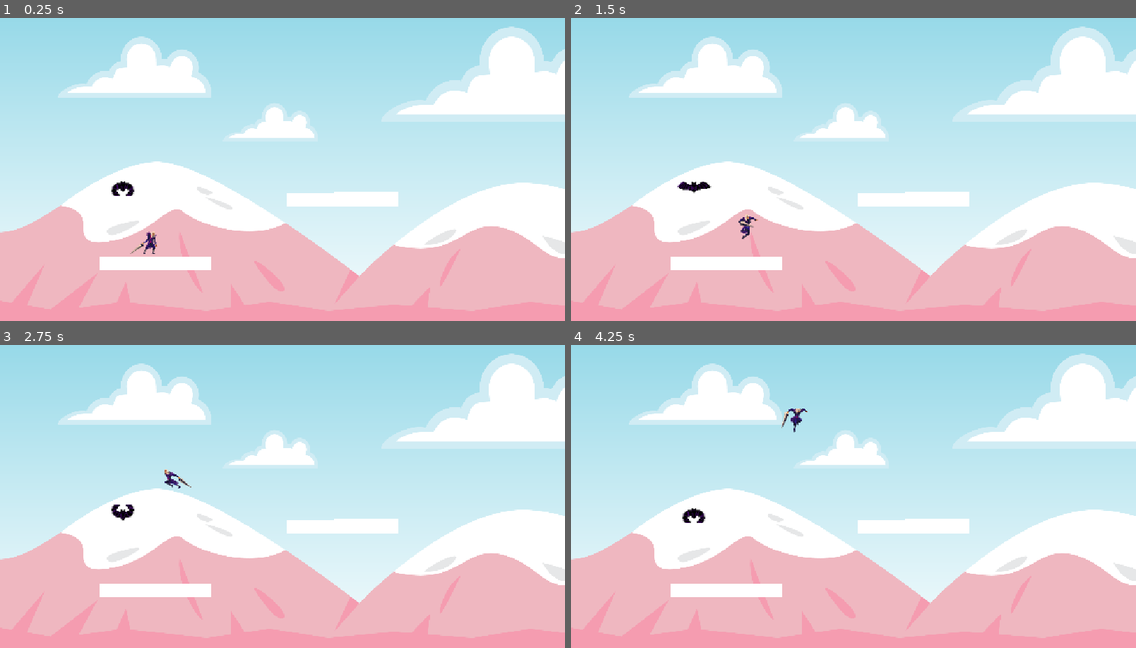
Above: before the commit, frames 1-4 (two rows, left to right).
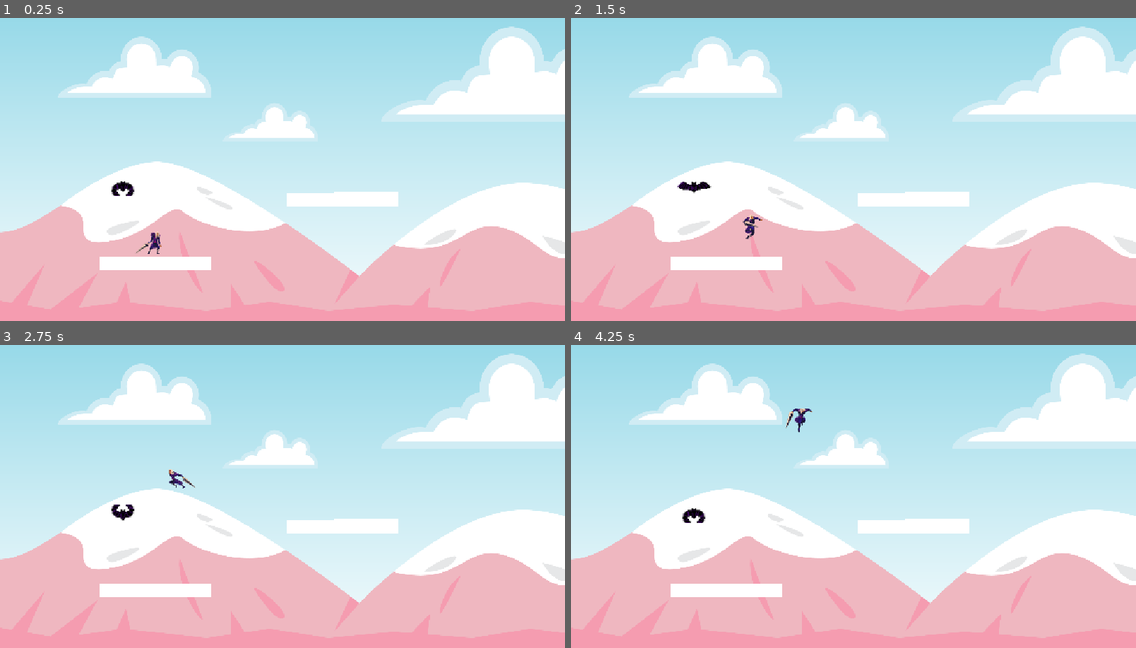
Above: after the commit, the same moments.

Repository: ItaloFSilver/Trabalho1GameDev
Game: Godot game, scene res://scenes/main_game.tscn
Same seed, same stepped clock (60 frames per second), same inputs: the game is played once before the commit and once after it.
Inputs:
- Up to frame 1 (0.25 s): no input
- Up to frame 2 (1.5 s): hold Right (move_right) from 0.53 s (still down); tap X (attack) at 0.6 s; tap Z (jump) at 0.77, 0.8, 1.07, 1.35 s
- Up to frame 3 (2.75 s): tap Z (jump) at 1.52, 1.82, 2.3 s; tap X (attack) at 1.55, 2.1 s; release Right (move_right) at 2.03 s; hold Left (move_left) from 2.03 s (still down)
- Up to frame 4 (4.25 s): release Left (move_left) at 2.78 s; hold Right (move_right) from 2.78 s (still down); tap X (attack) at 2.85 s; tap Z (jump) at 3.02, 3.32, 3.6, 3.77, 4.07 s

The runs differ from the first frame. In frame 1, 0.2% of the frame differs, in the area x 23-29%, y 70-78%; in frame 2, 0.2%; in frame 3, 0.2%; in frame 4, 0.2%, in the area x 37-43%, y 20-29%.

Commit message:
Implementa os estados hit e dead, além de iniciar o stairs

Diff:
--- a/scenes/player.tscn
+++ b/scenes/player.tscn
@@ -8,10 +8,15 @@
 [ext_resource type="Script" uid="uid://cnnowcl70f37k" path="res://scripts/Hero/states/idle.gd" id="2_g2els"]
 [ext_resource type="Texture2D" uid="uid://yefsg8wbachn" path="res://assets/sprites/player/Spritesheets/hero-jump.png" id="2_smehm"]
 [ext_resource type="Script" uid="uid://b5xmtaxwnjxtr" path="res://scripts/Hero/states/walk.gd" id="3_qhqgy"]
+[ext_resource type="Texture2D" uid="uid://bivd33oasisdt" path="res://assets/sprites/player/Spritesheets/death.png" id="4_a8ls1"]
 [ext_resource type="Script" uid="uid://87781f7kexs2" path="res://scripts/Hero/states/jump.gd" id="4_dqkch"]
+[ext_resource type="Texture2D" uid="uid://txniegds3kip" path="res://assets/sprites/player/Spritesheets/hero-hurt.png" id="4_f1ej7"]
 [ext_resource type="Script" uid="uid://bo8j2n05e01b6" path="res://scripts/Hero/states/attack.gd" id="5_qlg0r"]
 [ext_resource type="Script" uid="uid://c322ry1b2eeyn" path="res://scripts/Hero/states/fall.gd" id="9_ur7pv"]
 [ext_resource type="Script" uid="uid://btqqy7et1m5cs" path="res://scripts/Hero/states/crouch.gd" id="9_y4r1p"]
+[ext_resource type="Script" uid="uid://cd3tp4tntriyw" path="res://scripts/Hero/states/hitted.gd" id="13_jej6c"]
+[ext_resource type="Script" uid="uid://dhe1qrvjk2e62" path="res://scripts/Hero/states/dead.gd" id="15_oprun"]
+[ext_resource type="Script" uid="uid://chm2v3lhi3ceb" path="res://scripts/Hero/states/stairs_state.gd" id="17_qfm1y"]
 
 [sub_resource type="RectangleShape2D" id="RectangleShape2D_m3wds"]
 size = Vector2(29, 8)
@@ -231,6 +236,84 @@
 "values": [true]
 }
 
+[sub_resource type="Animation" id="Animation_qfm1y"]
+resource_name = "dead"
+tracks/0/type = "value"
+tracks/0/imported = false
+tracks/0/enabled = true
+tracks/0/path = NodePath("Sprite2D:texture")
+tracks/0/interp = 1
+tracks/0/loop_wrap = true
+tracks/0/keys = {
+"times": PackedFloat32Array(0),
+"transitions": PackedFloat32Array(1),
+"update": 1,
+"values": [ExtResource("4_a8ls1")]
+}
+tracks/1/type = "value"
+tracks/1/imported = false
+tracks/1/enabled = true
+tracks/1/path = NodePath("Sprite2D:hframes")
+tracks/1/interp = 1
+tracks/1/loop_wrap = true
+tracks/1/keys = {
+"times": PackedFloat32Array(0.0009999999),
+"transitions": PackedFloat32Array(1),
+"update": 1,
+"values": [7]
+}
+tracks/2/type = "value"
+tracks/2/imported = false
+tracks/2/enabled = true
+tracks/2/path = NodePath("Sprite2D:frame")
+tracks/2/interp = 1
+tracks/2/loop_wrap = true
+tracks/2/keys = {
+"times": PackedFloat32Array(0.0009999999, 0.06666667, 0.13333334, 0.2, 0.26666668, 0.33333334, 0.4),
+"transitions": PackedFloat32Array(1, 1, 1, 1, 1, 1, 1),
+"update": 1,
+"values": [0, 1, 2, 3, 4, 5, 6]
+}
+
+[sub_resource type="Animation" id="Animation_oprun"]
+resource_name = "hitted"
+tracks/0/type = "value"
+tracks/0/imported = false
+tracks/0/enabled = true
+tracks/0/path = NodePath("Sprite2D:texture")
+tracks/0/interp = 1
+tracks/0/loop_wrap = true
+tracks/0/keys = {
+"times": PackedFloat32Array(0),
+"transitions": PackedFloat32Array(1),
+"update": 1,
+"values": [ExtResource("4_f1ej7")]
+}
+tracks/1/type = "value"
+tracks/1/imported = false
+tracks/1/enabled = true
+tracks/1/path = NodePath("weapon:disabled")
+tracks/1/interp = 1
+tracks/1/loop_wrap = true
+tracks/1/keys = {
+"times": PackedFloat32Array(0),
+"transitions": PackedFloat32Array(1),
+"update": 1,
+"values": [true]
+}
+tracks/2/type = "value"
+tracks/2/imported = false
+tracks/2/enabled = true
+tracks/2/path = NodePath("Sprite2D:hframes")
+tracks/2/interp = 1
+tracks/2/loop_wrap = true
+tracks/2/keys = {
+"times": PackedFloat32Array(0),
+"transitions": PackedFloat32Array(1),
+"update": 1,
+"values": [1]
+}
+
 [sub_resource type="Animation" id="Animation_smehm"]
 resource_name = "idle"
 length = 0.8
@@ -428,6 +511,8 @@
 &"RESET": SubResource("Animation_fjrip"),
 &"attack": SubResource("Animation_d2wvv"),
 &"crouch": SubResource("Animation_3v2ag"),
+&"dead": SubResource("Animation_qfm1y"),
+&"hitted": SubResource("Animation_oprun"),
 &"idle": SubResource("Animation_smehm"),
 &"jump": SubResource("Animation_y4r1p"),
 &"walk": SubResource("Animation_ur7pv")
@@ -443,11 +528,12 @@
 libraries/ = SubResource("AnimationLibrary_ur7pv")
 
 [node name="Sprite2D" type="Sprite2D" parent="." unique_id=1399851156]
+position = Vector2(9, 0)
 texture = ExtResource("1_tuyoq")
-hframes = 5
+hframes = 7
 
 [node name="Body" type="CollisionShape2D" parent="." unique_id=1333845448]
-position = Vector2(0, 22)
+position = Vector2(5, 21)
 shape = SubResource("CapsuleShape2D_m3wds")
 
 [node name="weapon" type="CollisionShape2D" parent="." unique_id=574957520]
@@ -474,3 +560,12 @@
 
 [node name="Fall" type="Node" parent="State_Machine" unique_id=1291432855]
 script = ExtResource("9_ur7pv")
+
+[node name="Hitted" type="Node" parent="State_Machine" unique_id=244698005]
+script = ExtResource("13_jej6c")
+
+[node name="Dead" type="Node" parent="State_Machine" unique_id=2009708569]
+script = ExtResource("15_oprun")
+
+[node name="StairsState" type="Node" parent="State_Machine" unique_id=529428622]
+script = ExtResource("17_qfm1y")
--- a/scripts/Hero/player.gd
+++ b/scripts/Hero/player.gd
@@ -1,14 +1,69 @@
-class_name Player extends CharacterBody2D
+class_name Player
+extends CharacterBody2D
 
-@export var speed: float
-@export var jump: float
-@export var damage: int
-@export var gravity: float
+@export var speed: float = 100.0
+@export var jump: float = -300.0
+@export var gravity: float = 900.0
+var is_near_stairs := false
+var current_stair_direction := Vector2.ZERO
+
+@export var max_health: int = 16 # Castlevania clássico usa 16 pontos/barras
+var current_health: int
+@export var damage: int = 1 # Dano do chicote
+var is_invincible := false
+@export var invincibility_duration := 1.5 # Segundos piscando após tomar dano
+
+@onready var anim: AnimationPlayer = $AnimationPlayer
+@onready var sprite: Sprite2D = $Sprite2D
+@onready var state_machine = $State_Machine # Ajuste para o nome do nó da sua máquina de estados
 
 func _ready() -> void:
+	current_health = max_health
+
+func _process(_delta: float) -> void:
 
 	pass
 
-func _process(delta: float) -> void:
+# --- EVENTOS GLOBAIS ---
 
-	pass
+func take_damage(amount: int, attacker_pos_x: float) -> void:
+	if is_invincible:
+		return
+
+	current_health -= amount
+
+	if current_health <= 0:
+		die()
+		return
+
+	start_invincibility()
+
+	if state_machine:
+		state_machine.transition_to("Hitted", {"attacker_pos_x": attacker_pos_x})
+
+func start_invincibility() -> void:
+	is_invincible = true
+
+	if sprite:
+		var blink_tween = create_tween().set_loops(int(invincibility_duration / 0.15))
+		blink_tween.tween_property(sprite, "modulate:a", 0.2, 0.075)
+		blink_tween.tween_property(sprite, "modulate:a", 1.0, 0.075)
+
+	await get_tree().create_timer(invincibility_duration).timeout
+
+	is_invincible = false
+	if sprite:
+		sprite.modulate.a = 1.0
+
+
+func enter_stair_zone(stair_direction: Vector2) -> void:
+	is_near_stairs = true
+	current_stair_direction = stair_direction
+
+func exit_stair_zone() -> void:
+	is_near_stairs = false
+	current_stair_direction = Vector2.ZERO
+
+func die() -> void:
+	if state_machine:
+		state_machine.transition_to("Dead")
--- a/scripts/Hero/states/attack.gd
+++ b/scripts/Hero/states/attack.gd
@@ -4,7 +4,7 @@
 
 
 func enter(_previous_state: String, _data := {}) -> void:
-	# 1. Parar completamente a movimentação horizontal ao abaixar
+	# Parar completamente a movimentação horizontal ao abaixar
 	player.velocity.x = 0
 
 	if player.has_node("AnimationPlayer"):
@@ -16,7 +16,7 @@
 		anim_player.play("attack")
 
 func _physics_update(delta: float) -> void:
-	# 1. Aplica a gravidade para garantir que permaneça colado ao chão
+	# Aplica a gravidade para garantir que permaneça colado ao chão
 	#if not player.is_on_floor():
 	#	player.velocity += player.get_gravity() * delta
 	#	player.move_and_slide()
--- a/scripts/Hero/states/crouch.gd
+++ b/scripts/Hero/states/crouch.gd
@@ -6,16 +6,14 @@
 
 
 func enter(_previous_state: String, _data := {}) -> void:
-	# 1. Parar completamente a movimentação horizontal ao abaixar
+	# Parar completamente a movimentação horizontal ao abaixar
 	player.velocity.x = 0
-
-	# 2. Tocar a animação de agachar
-	if player.has_node("AnimationPlayer"):
-		player.get_node("AnimationPlayer").play("crouch")
+	# Tocar a animação de agachar
+	player.anim.play("crouch")
 
 
 func _physics_update(delta: float) -> void:
-	# 1. Aplica a gravidade para garantir que permaneça colado ao chão
+	# Aplica a gravidade para garantir que permaneça colado ao chão
 	#if not player.is_on_floor():
 	#	player.velocity += player.get_gravity() * delta
 	#	player.move_and_slide()
@@ -26,17 +24,17 @@
 
 	# --- CHECAGEM DE TRANSIÇÕES ---
 
-	# 2. Atacar abaixado (Passa 'crouched = true' para o estado de Attack saber qual animação tocar)
+	# Atacar abaixado (Passa 'crouched = true' para o estado de Attack saber qual animação tocar)
 	if Input.is_action_just_pressed("attack"):
 		finished.emit("Attack", {"crouched": true})
 		return
 
-	# 3. Pular a partir do estado agachado
+	# Pular a partir do estado agachado
 	if Input.is_action_just_pressed("jump"):
 		finished.emit("Jump", {})
 		return
 
-	# 4. Soltou o botão de agachar (Seta para baixo / S)
+	# Soltou o botão de agachar (Seta para baixo / S)
 	if not Input.is_action_pressed("move_down"):
 		# Se já estiver segurando uma direção ao levantar, vai para o Walk; senão, para no Idle
 		var input_direction := Input.get_axis("move_left", "move_right")
--- /dev/null
+++ b/scripts/Hero/states/dead.gd
@@ -0,0 +1,25 @@
+class_name DeadState
+extends State
+
+@onready var player: Player = owner as Player
+
+func enter(_previous_state: String, _data := {}) -> void:
+	player.velocity.x = 0
+
+	if player.anim:
+		player.anim.play("dead")
+
+	handle_death_sequence()
+
+func _physics_update(delta: float) -> void:
+	if not player.is_on_floor():
+		player.velocity += player.get_gravity() * delta
+
+	player.move_and_slide()
+
+
+func handle_death_sequence() -> void:
+	await get_tree().create_timer(3.0).timeout
+
+	# Recarrega a cena atual (reinicia a fase)
+	get_tree().reload_current_scene()
--- a/scripts/Hero/states/fall.gd
+++ b/scripts/Hero/states/fall.gd
@@ -16,16 +16,16 @@
 
 
 func _physics_update(delta: float) -> void:
-	# 1. Aplica a aceleração da gravidade continuada
+	# Aplica a aceleração da gravidade continuada
 	player.velocity += player.get_gravity() * delta
 	player.move_and_slide()
 
-	# 2. Ataque aéreo (Ataque no ar durante a queda)
+	#  Ataque aéreo (Ataque no ar durante a queda)
 	if Input.is_action_just_pressed("attack"):
 		finished.emit("Attack", {})
 		return
 
-	# 3. Tocou o solo (Pouso)
+	#  Tocou o solo (Pouso)
 	if player.is_on_floor():
 		# Se ainda houver velocidade horizontal ao tocar o chão, continua caminhando
 		if player.velocity.x != 0 and Input.get_axis("move_left", "move_right") != 0:
--- /dev/null
+++ b/scripts/Hero/states/hitted.gd
@@ -0,0 +1,42 @@
+class_name HittedState
+extends State
+
+@onready var player: Player = owner as Player
+
+@export var knockback_force := Vector2(150.0, -250.0)
+
+func enter(_previous_state: String, _data := {}) -> void:
+	if player.anim:
+		player.anim.play("hitted")
+
+	var knockback_direction: float = -1.0
+
+	if _data.has("attacker_pos_x"):
+		knockback_direction = sign(player.global_position.x - _data["attacker_pos_x"])
+		if knockback_direction == 0:
+			knockback_direction = -1.0
+	else:
+		if player.sprite and player.sprite.flip_h:
+			knockback_direction = 1.0
+		else:
+			knockback_direction = -1.0
+
+	player.velocity.x = knockback_force.x * knockback_direction
+	player.velocity.y = knockback_force.y
+
+
+func _physics_update(delta: float) -> void:
+	# 1. Aplica a gravidade para criar o arco do arremesso
+	if not player.is_on_floor():
+		player.velocity += player.get_gravity() * delta
+
+
+	player.move_and_slide()
+
+	if player.is_on_floor() and player.velocity.y >= 0:
+		# Checa as teclas para uma transição fluida ao levantar
+		var input_direction := Input.get_axis("move_left", "move_right")
+		if input_direction != 0:
+			finished.emit("Walk", {})
+		else:
+			finished.emit("Idle", {})
--- a/scripts/Hero/states/idle.gd
+++ b/scripts/Hero/states/idle.gd
@@ -9,12 +9,10 @@
 	# Zerar a velocidade horizontal imediatamente ao ficar parado
 	player.velocity.x = 0
 
-	# Executar a animação de Idle
-
 
 func _physics_update(delta: float) -> void:
 	if player.has_node("AnimationPlayer"):
-		player.get_node("AnimationPlayer").play("idle")
+		player.anim.play("idle")
 	# 1. Aplicar gravidade básica para mantê-lo colado no chão
 	#if not player.is_on_floor():
 	#	player.velocity += player.get_gravity() * delta
@@ -44,3 +42,12 @@
 	if input_direction != 0:
 		finished.emit("Walk", {})
 		return
+
+	if player.is_near_stairs and Input.is_action_just_pressed("move_up"):
+		finished.emit("Stairs", {"direction": player.current_stair_direction})
+		return
+
+	# Checa se pode descer uma escada
+	if player.is_near_stairs and Input.is_action_just_pressed("move_down"):
+		finished.emit("Stairs", {"direction": player.current_stair_direction})
+		return
--- /dev/null
+++ b/scripts/Hero/states/stairs_state.gd
@@ -0,0 +1,47 @@
+class_name StairsState
+extends State
+
+@onready var player: Player = owner as Player
+
+var stair_direction := Vector2.ZERO
+var stair_speed := 50.0 # O movimento na escada é mais lento que o Walk normal
+
+func enter(_previous_state: String, data := {}) -> void:
+	player.velocity = Vector2.ZERO
+
+	if data.has("direction"):
+		stair_direction = data["direction"]
+
+	if player.anim:
+		player.anim.play("climbing_up") # ou down, dependendo do input
+
+func _physics_update(_delta: float) -> void:
+	var input_y := Input.get_axis("move_up", "move_down")
+
+	if input_y < 0: # Pressionando CIMA
+		player.velocity = Vector2(stair_direction.x, -1).normalized() * stair_speed
+
+		if player.anim:
+			player.anim.play("climbing_up")
+
+	elif input_y > 0: # Pressionando BAIXO
+		player.velocity = Vector2(-stair_direction.x, 1).normalized() * stair_speed
+
+		if player.anim:
+			player.anim.play("climbing_down")
+
+	else:
+		player.velocity = Vector2.ZERO
+		if player.anim and player.anim.is_playing():
+			player.anim.pause()
+
+	player.move_and_slide()
+
+	if Input.is_action_just_pressed("attack"):
+		finished.emit("Attack", {"on_stairs": true, "direction": stair_direction})
+		return
+
+	# Como o jogador não pode pular, a saída do estado acontece quando
+	# ele atinge as Area2Ds invisíveis no topo ou no pé da escada.
+	# Essa transição geralmente é forçada por fora (por um sinal da Area2D)
+	# Exemplo: state_machine.transition_to("Idle")
Not shown, added: scripts/Hero/states/dead.gd.uid
Not shown, added: scripts/Hero/states/hitted.gd.uid
Not shown, added: scripts/Hero/states/stairs_state.gd.uid
